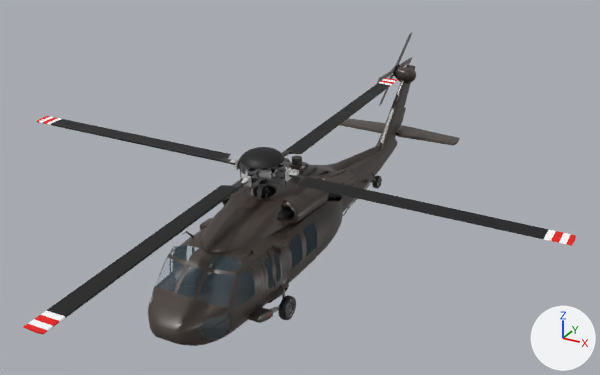
Before and after pictures for a commit that changed the glTF model uh60/detlef.gltf.
One viewpoint serves both versions: a 50 mm lens placed at (10.69, -20.44, 9.69), pointed at (0.22, -1.39, 0.17). The axes (+X, +Y, +Z) are drawn at lower right. The lights are the same throughout. The first picture is the older version.

The scene before the commit, as lines of its bpy script (objects in view):
```python
mat_defaultwhite_5 = principled_material('DefaultWhite_5')
mat_defaultwhite_5.texture = img_1_jpg
mat_defaultwhite_5.roughness = 0.54
me_exterior = bpy.data.meshes.new('Exterior')
me_exterior.from_pydata(...)  # 14487 vertices, 27030 faces; spans x -2.3..2.3, y -7.6..7.7, z -2.3..1.8
# faces by material slot: [9078, 15372, 436, 928, 480, 736]
me_exterior.materials.append(mat_livery0_defaultwhite_0)  # picture img_detlef_0_jpg
me_exterior.materials.append(mat_livery0_defaultwhite_1)  # picture img_detlef_0_jpg
me_exterior.materials.append(mat_livery0_transparent_2)
me_exterior.materials.append(mat_livery0_transparentred_3)
me_exterior.materials.append(mat_livery0_transparentgreen_4)
me_exterior.materials.append(mat_defaultwhite_5)  # picture img_1_jpg
me_spin_0 = bpy.data.meshes.new('Spin_0')
me_spin_0.from_pydata(...)  # 14064 vertices, 26284 faces; spans x -8.1..8.1, y -8.1..8.1, z -0.6..0.5
me_spin_0.materials.append(mat_defaultwhite_5)  # picture img_1_jpg
ob_exterior = bpy.data.objects.new('Exterior', me_exterior)
ob_exterior.location = (0.0, 0.0, 0.0)
ob_spin_0 = bpy.data.objects.new('Spin_0', me_spin_0)
ob_spin_0.location = (0.0, -3.05, 1.29)
```
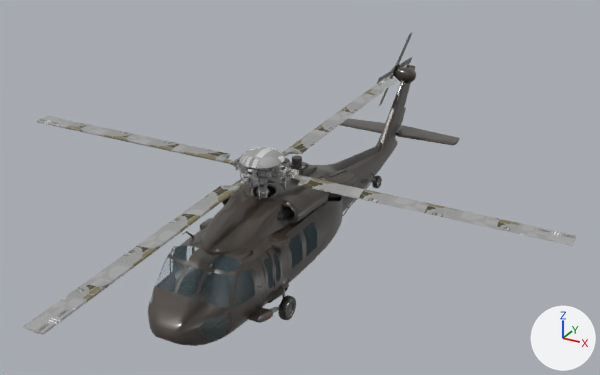
Where the newer file only moved an object's origin or applied its transform, the numbers keep the older frame.

Location of each change, (x1, y1, x2, y2) in pixels of the pictures (600 x 375 px):
'Spin_0', surface changed: (23, 78, 576, 334) in both

Edits to the bpy script that builds the scene:
```text
Add img_1_webp:
    img_1_webp = load_image('1.webp', '../a320-cfm/t/1.webp', 2048, 2048, 'sRGB')
Change mat_defaultwhite_5:
    mat_defaultwhite_5.texture: img_1_jpg -> img_1_webp
```
